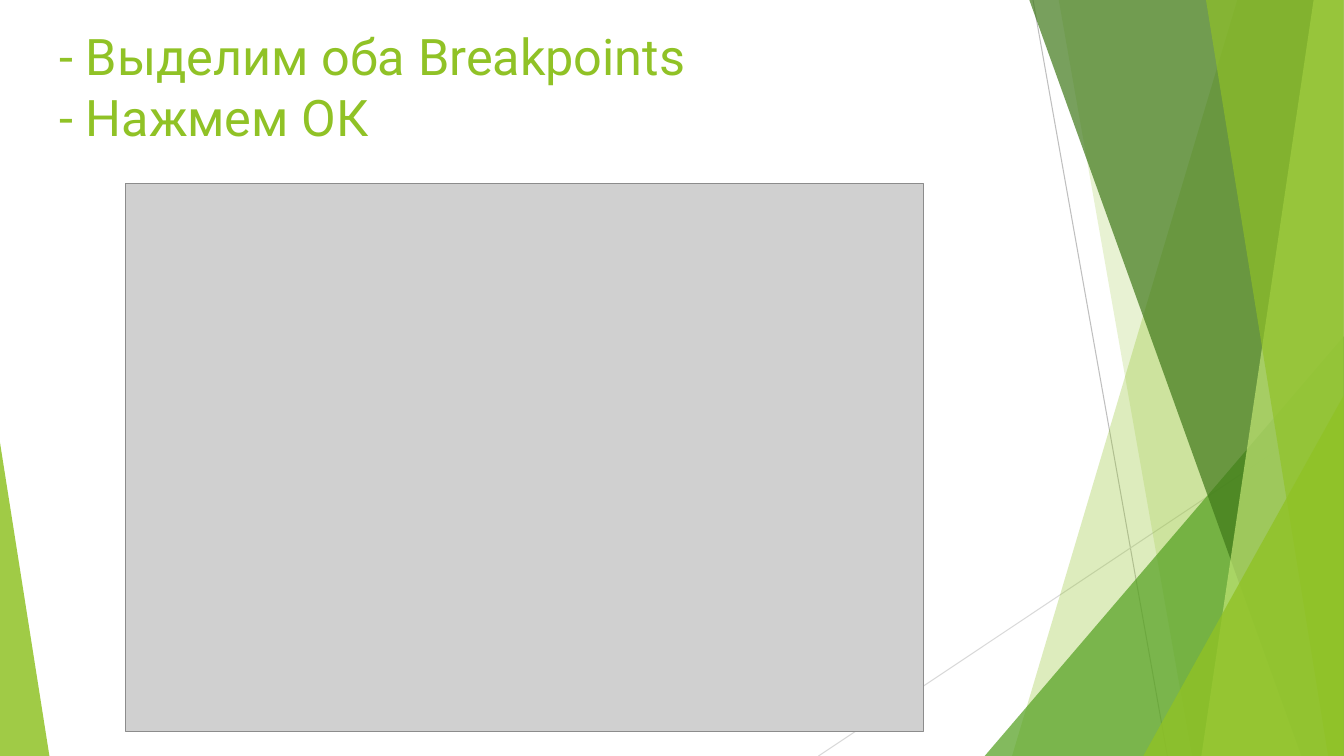
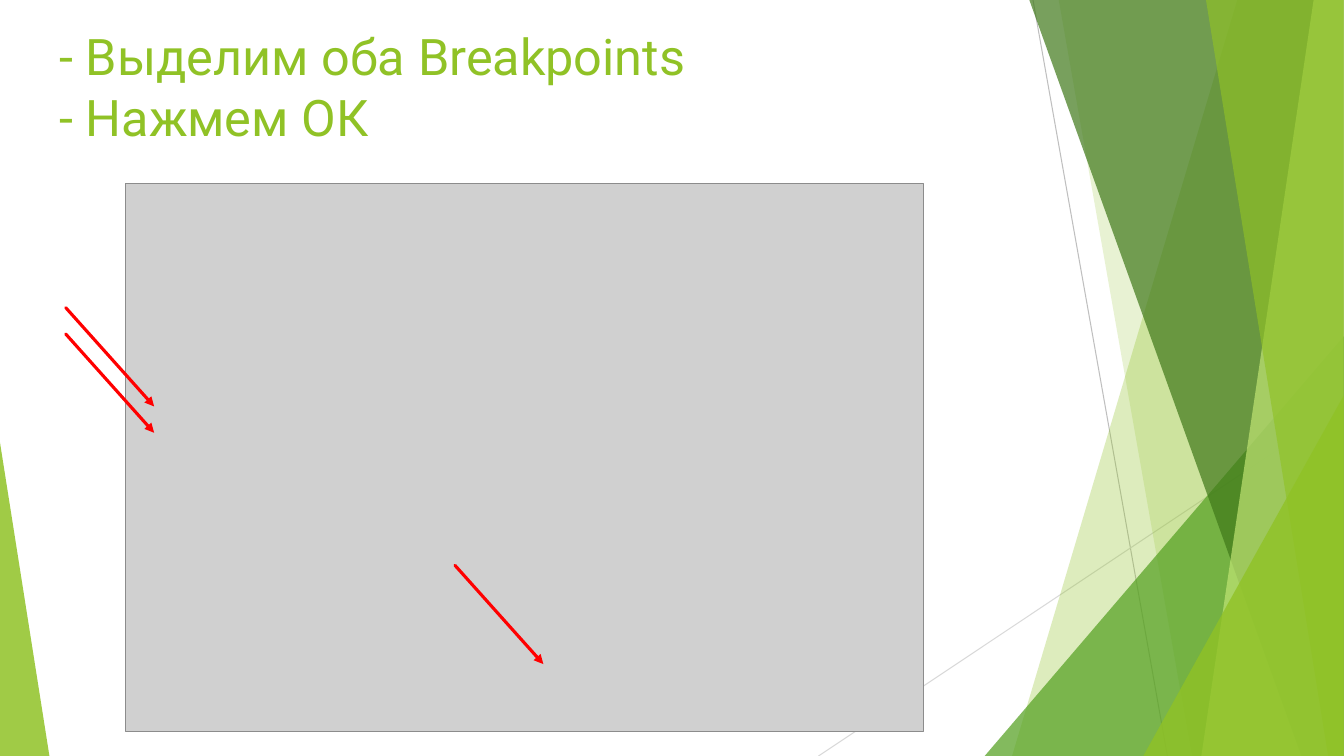
Before and after one commit to IrKoshel/Charles_Fiddler, a slide deck: slide 21 of My_Task_2_Charles_Breakepoint_Settings.pptx. Drawn at 1344x756 pixels with LibreOffice and Linux fonts; fonts in the diff are those of the drawing; grey boxes stand for pictures. Boxes give left, top, right and bottom in pixels: in the first picture for what was removed or moved away, otherwise in the second. Text is boxed around its words. In the diff, an @@ line names an element or a change of style, - is before the commit and + after.

```diff
--- a/My_Task_2_Charles_Breakepoint_Settings.pptx
+++ b/My_Task_2_Charles_Breakepoint_Settings.pptx
@@ arrow added from (66, 308) to (154, 406), #FF0000 2.25 pt @@
@@ arrow added from (66, 334) to (154, 433), #FF0000 2.25 pt @@
@@ arrow added from (455, 566) to (543, 664), #FF0000 2.25 pt @@
```
Also in this commit, not shown: 22 other slides changed, 5 other files.
